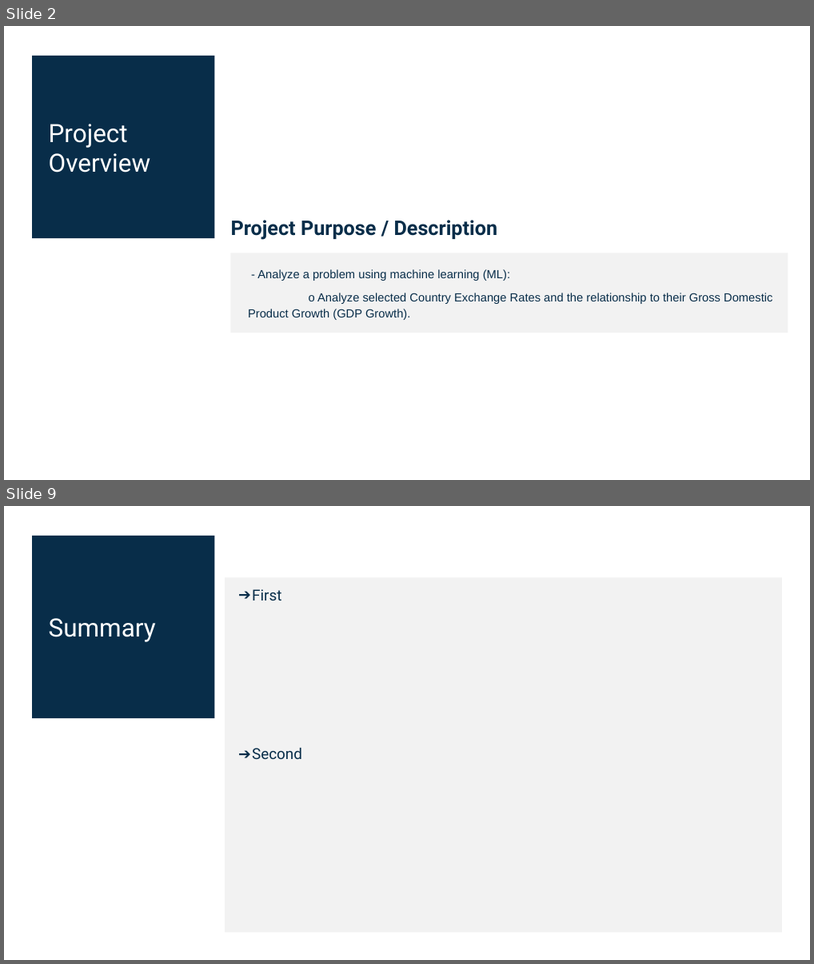
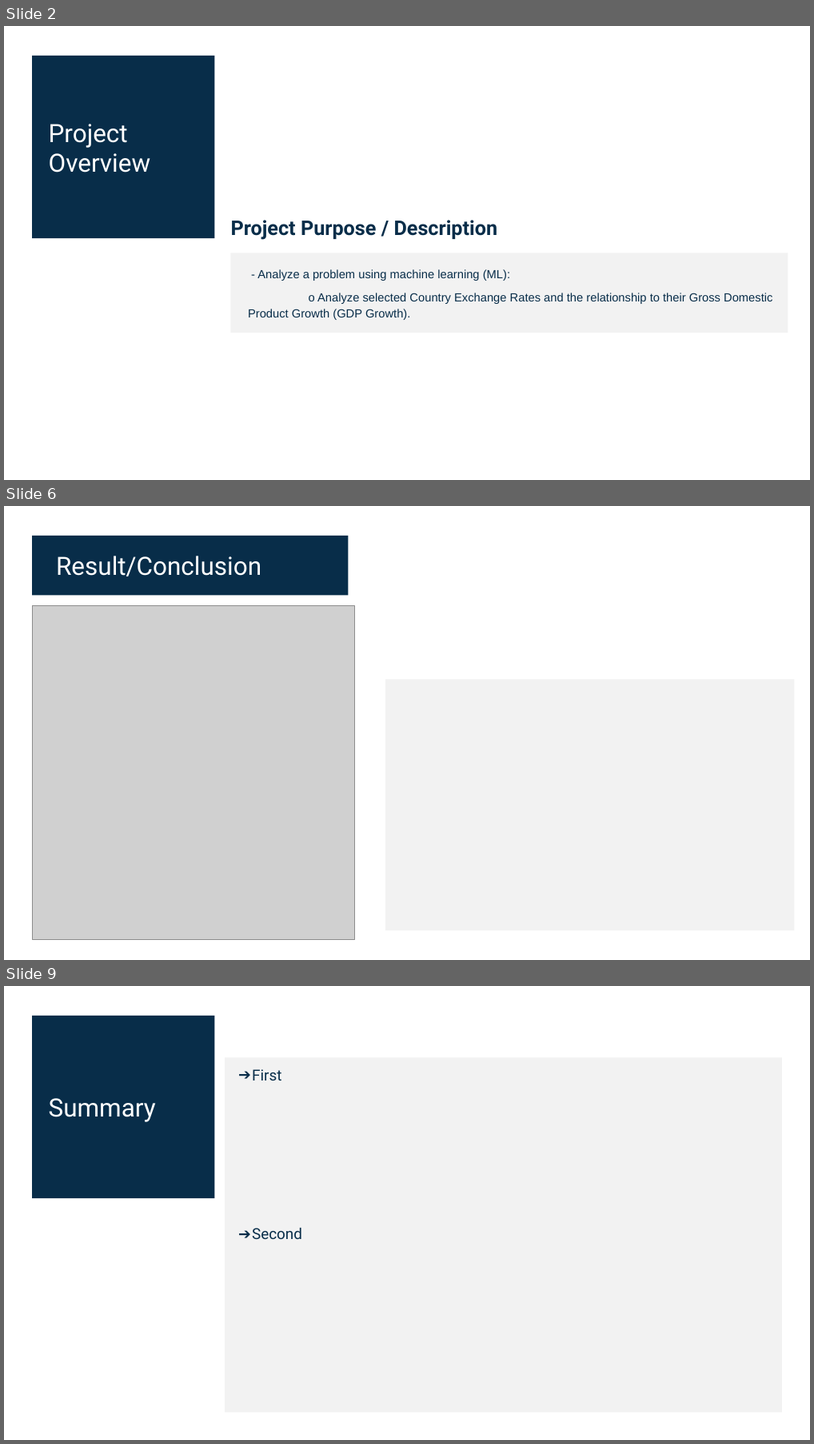
Before and after one commit to tbrown14611/Project_2, a slide deck: Team 3 AI_Bootcamp_Project_2.pptx. Shown one above the other, each under a label of ours: slides 2 and 9 before the commit, slides 2, 6 and 9 after it; the slides between them are not shown. The pictures are 814x964 and 814x1444 pixels, drawn with LibreOffice and Linux fonts; fonts in the diff are those of the drawing; grey boxes stand for pictures. Boxes give left, top, right and bottom in pixels: in the first picture for what was removed or moved away, otherwise in the second. Text is boxed around its words. In the diff, an @@ line names an element or a change of style, - is before the commit and + after.

```diff
--- a/Team 3 AI_Bootcamp_Project_2.pptx
+++ b/Team 3 AI_Bootcamp_Project_2.pptx
@@ slide 6 added at box(4, 506, 810, 960), background #FFFFFF @@
@@ rectangle added at box(33, 536, 349, 596), fill #082D49 @@
@@ text added at box(56, 556, 262, 576), 30 pt, text #FFFFFF @@
+Result/Conclusion
@@ picture added at box(33, 606, 355, 939) @@
@@ rectangle added at box(386, 679, 794, 930), fill #F2F2F2 @@
```
Also in this commit, not shown: 4 slides changed, 1 other slide added, 2 slides removed.
